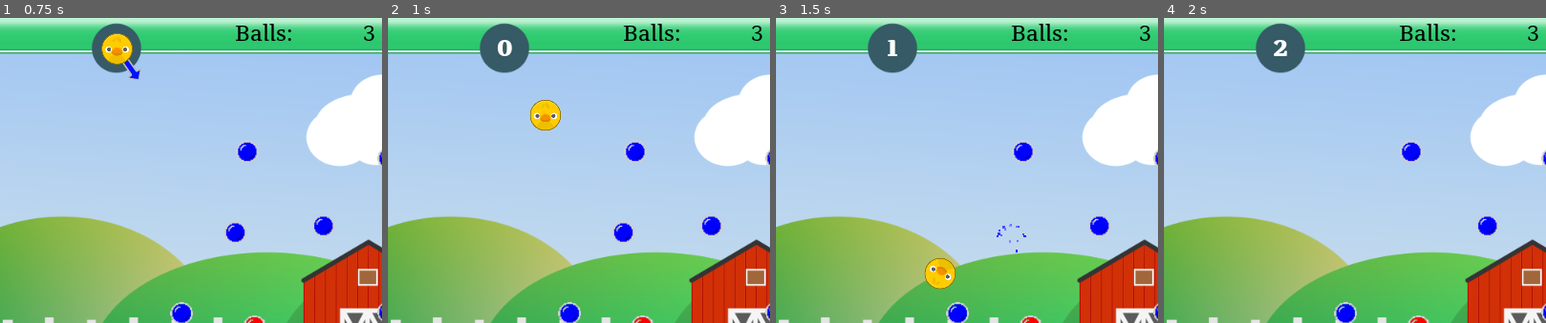
Above: before the commit, frames 1-4 (left to right).
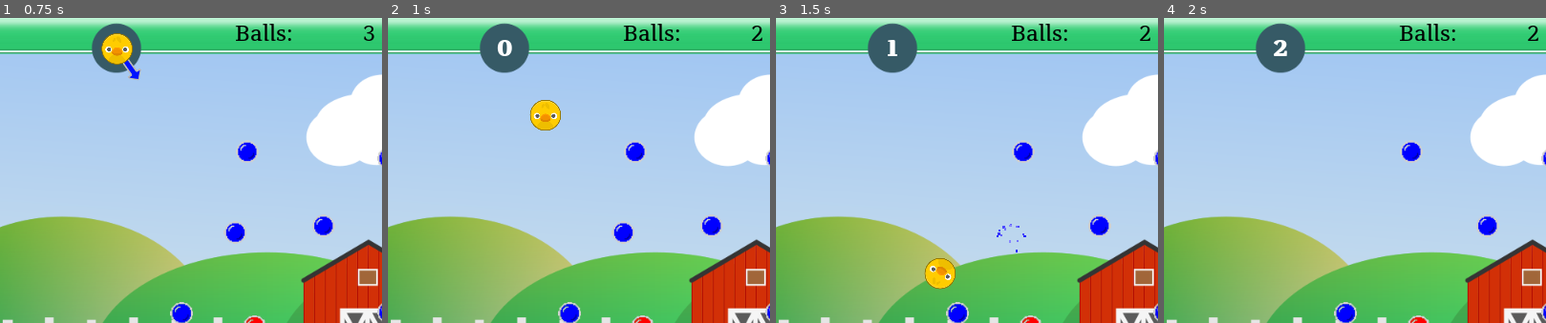
Above: after the commit, the same moments.

Repository: doctor-g/GGJ21
Game: Godot game, scene res://src/Level.tscn
The game is run twice, just before and just after one commit, with the same random seed, the same clock (stepped at 60 frames per second) and the same inputs.
Inputs (mouse positions are % of the whole screen's width and height, from its top left):
- Up to frame 1 (0.75 s): move the mouse to (72, 45) at 0.52 s; click (72, 45) at 0.67 s
- Up to frame 2 (1 s): no input
- Up to frame 3 (1.5 s): move the mouse to (30, 55) at 1.27 s; click (30, 55) at 1.42 s
- Up to frame 4 (2 s): no input
The pictures show only the part of the screen within x 35-85%, y 1-51%; the shares and areas given below are measured in that part.

Frame 1 is identical in both runs. In frame 2, less than 0.1% of the frame differs, in the area x 95-98%, y 2-8%; in frame 3, less than 0.1%; in frame 4, less than 0.1%.

Commit message:
Subtract from lives when shooting ball, not when destroying ball

Diff:
--- a/project/src/Level.gd
+++ b/project/src/Level.gd
@@ -24,7 +24,6 @@
 func _on_OffScreen_body_entered(body):
 	if body is Ball:
 		body.queue_free()
-		GameState.lives -= 1
 		if GameState.lives > 0:
 			_shooter.arm()
 			$TopWall.reset()
--- a/project/src/Shooter.gd
+++ b/project/src/Shooter.gd
@@ -43,6 +43,7 @@
 
 
 func _shoot_ball():
+	GameState.lives -= 1
 	$Shot.play()
 	GameState.reset_chain()
 	_ball.mode = RigidBody2D.MODE_RIGID
